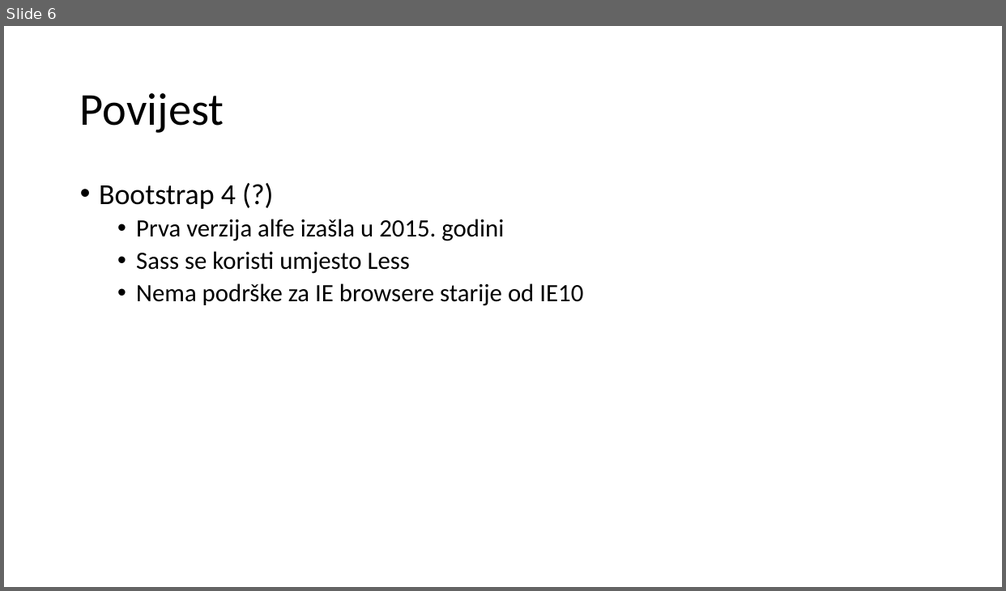
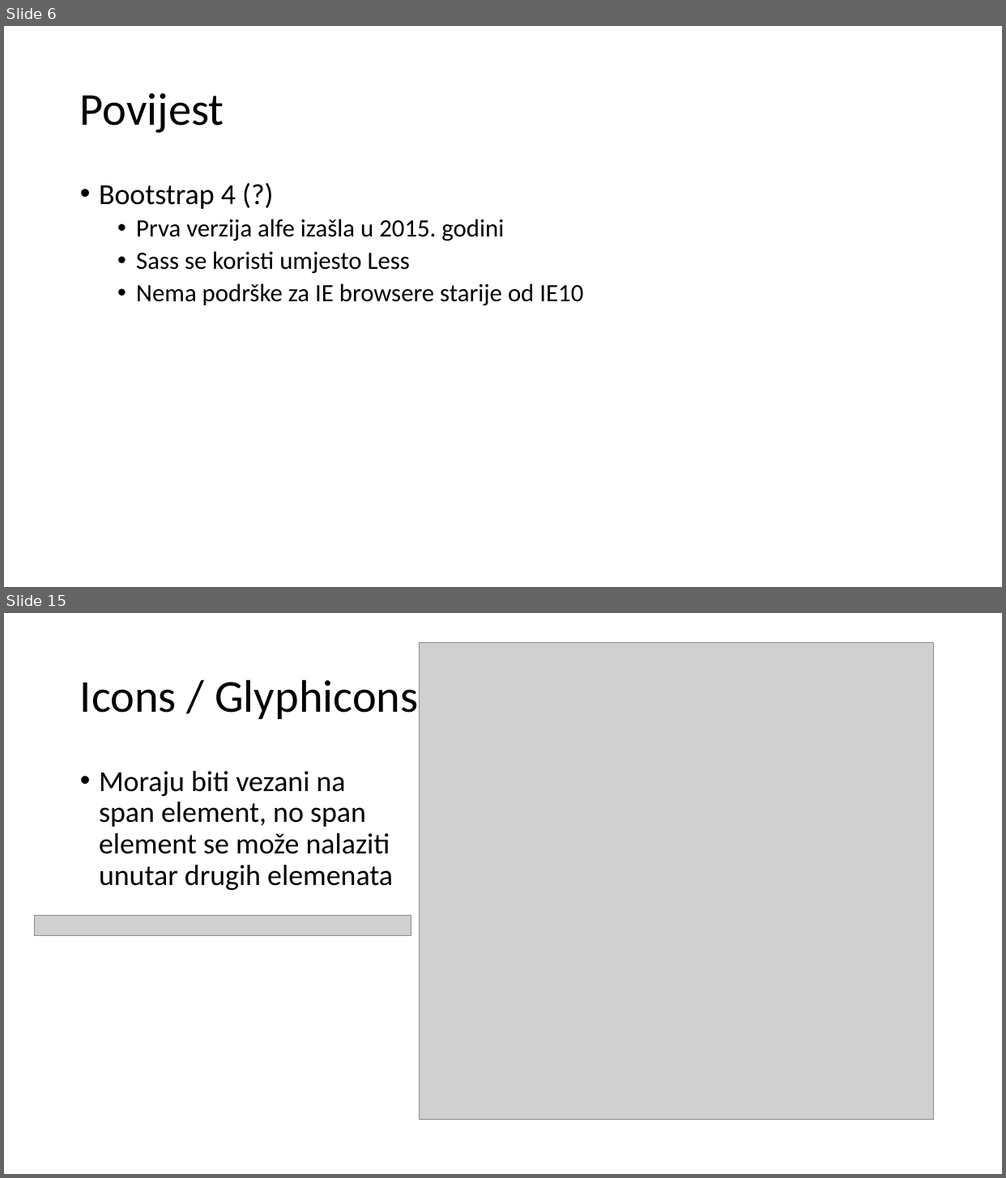
Before and after one commit to mmssniper/angular-workshop, a slide deck: prezentacije/1-6 Twitter Bootstrap.pptx. Shown one above the other, each under a label of ours: slide 6 before the commit, slides 6 and 15 after it; the slides between them are not shown. The pictures are 1006x591 and 1006x1178 pixels, drawn with LibreOffice and Linux fonts; fonts in the diff are those of the drawing; grey boxes stand for pictures. Boxes give left, top, right and bottom in pixels: in the first picture for what was removed or moved away, otherwise in the second. Text is boxed around its words. In the diff, an @@ line names an element or a change of style, - is before the commit and + after.

```diff
--- a/prezentacije/1-6 Twitter Bootstrap.pptx
+++ b/prezentacije/1-6 Twitter Bootstrap.pptx
@@ slide 15 added at [4,613,1002,1174], background #FFFFFF @@
@@ picture added at [420,643,934,1120] @@
@@ title added at [80,679,418,719], 44 pt, text #000000 @@
+Icons / Glyphicons
@@ text added at [99,771,393,890], 28 pt, text #000000 @@
+• Moraju biti vezani na span element, no span element se može nalaziti unutar drugih elemenata
@@ picture added at [34,915,411,935] @@
```
Also in this commit, not shown: 12 slides changed, 4 other slides added, 3 slides removed.
